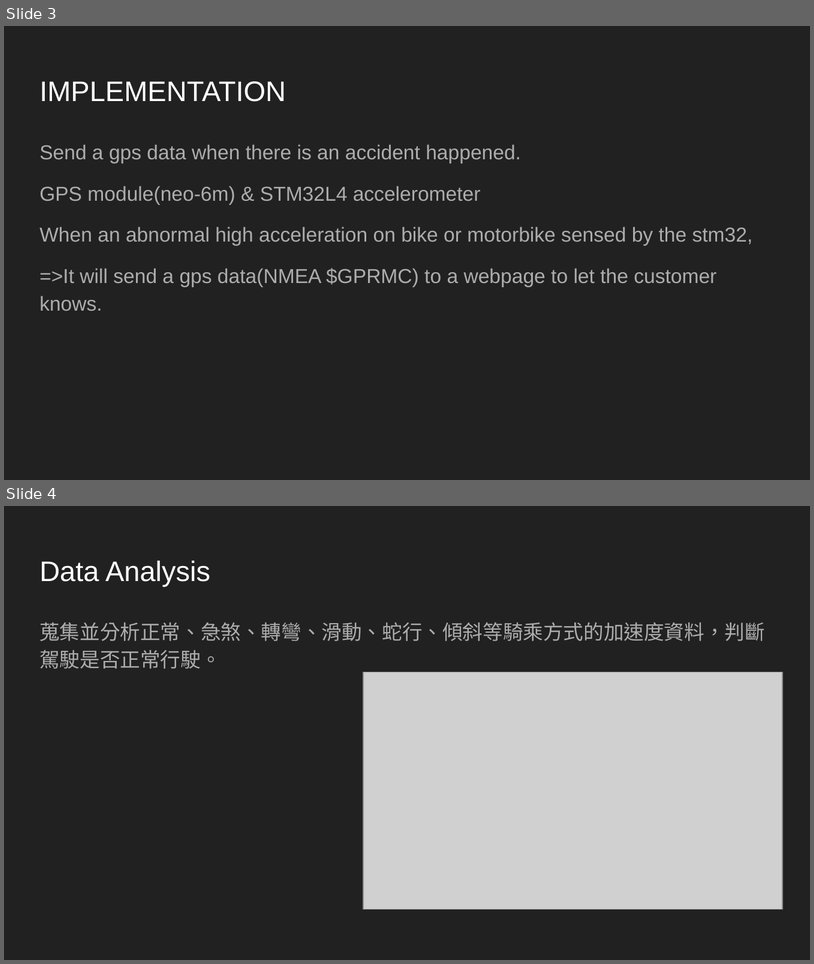
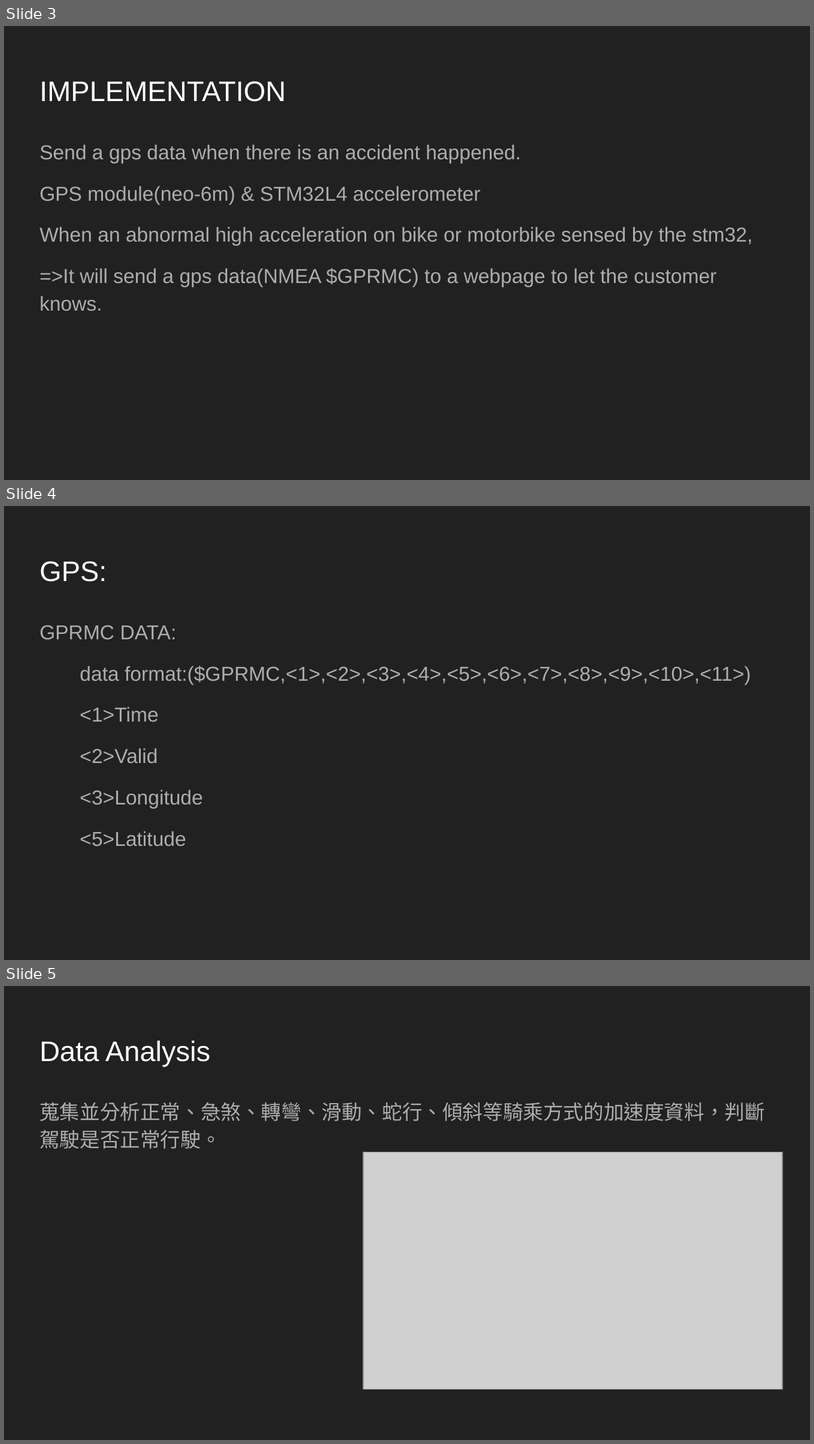
Before and after one commit to NTUEE-ESLab/2020-take-away, a slide deck: take away.pptx. Shown one above the other, each under a label of ours: slides 3 and 4 before the commit, slides 3, 4 and 5 after it. The pictures are 814x964 and 814x1444 pixels, drawn with LibreOffice and Linux fonts; fonts in the diff are those of the drawing; grey boxes stand for pictures. Boxes give left, top, right and bottom in pixels: in the first picture for what was removed or moved away, otherwise in the second. Text is boxed around its words. In the diff, an @@ line names an element or a change of style, - is before the commit and + after.

```diff
--- a/take away.pptx
+++ b/take away.pptx
@@ slide 4 added at box(4, 506, 810, 960), background #212121 @@
@@ title added at box(39, 561, 107, 582), 25.2 pt, text #FFFFFF @@
+GPS:
@@ text added at box(39, 625, 751, 846), 18 pt, text #ADADAD @@
+GPRMC DATA:
+data format:($GPRMC,<1>,<2>,<3>,<4>,<5>,<6>,<7>,<8>,<9>,<10>,<11>)
+<1>Time
+<2>Valid
+<3>Longitude
+<5>Latitude
@@ what was slide 4 is now slide 5 @@
```
Also in this commit, not shown: 2 other slides added.
